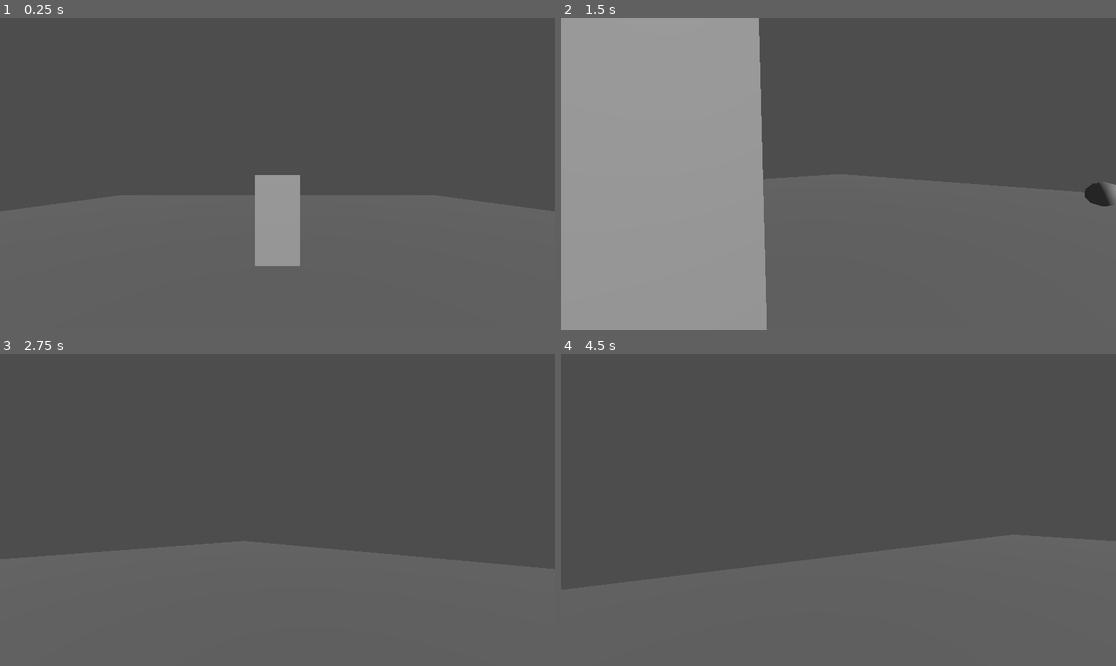
Above: before the commit, frames 1-4 (two rows, left to right).
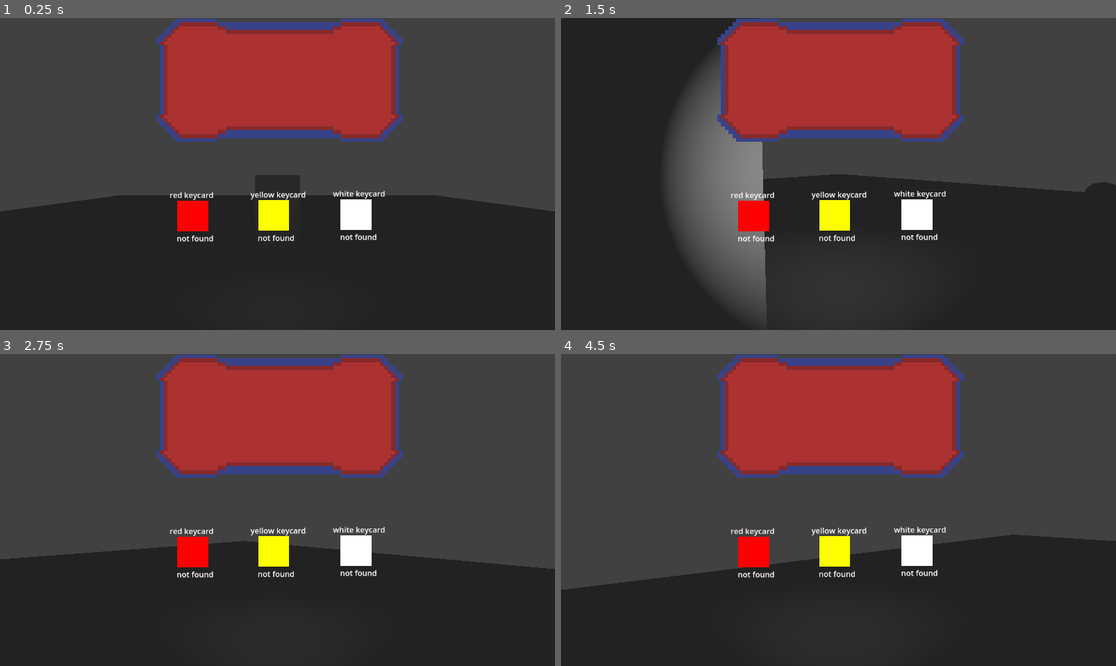
Above: after the commit, the same moments.

Repository: Fatbonks/secret-gamejam
Game: Godot game, scene res://levels/level_1/world.tscn
Same seed, same stepped clock (60 frames per second), same inputs: the game is played once before the commit and once after it.
Inputs (mouse positions are in pixels of both pictures, inside the frame that each line leads up to):
- Up to frame 1 (0.25 s): no input
- Up to frame 2 (1.5 s): tap Enter (ui_accept) at 0.5, 0.77 s; move the mouse to (832, 180) at 0.52 s; hold E (interact) 0.53-1.28 s; hold W (forward) from 0.53 s (still down); move the mouse to (877, 177) at 1.27 s; tap E (interact) at 1.35 s
- Up to frame 3 (2.75 s): keep holding W (forward); tap Enter (ui_accept) at 1.52 s; move the mouse to (233, 506) at 2.02 s; hold E (interact) from 2.03 s (still down)
- Up to frame 4 (4.5 s): move the mouse to (844, 510) at 2.77 s; release W (forward) at 2.78 s; release E (interact) at 2.78 s; hold A (left) 2.78-3.53 s; tap E (interact) at 2.85, 4.35 s; tap Enter (ui_accept) at 3.02, 3.77 s; move the mouse to (816, 503) at 3.52 s; hold E (interact) 3.53-4.28 s; hold W (forward) from 3.53 s (still down); move the mouse to (866, 510) at 4.27 s

The runs differ from the first frame. In frame 1, 59% of the frame differs, in the area x 0-100%, y 0-100%; in frame 2, 79%; in frame 3, 53%; in frame 4, 52%.

Commit message:
fixing interaction system so it does not need global variables

Diff:
--- a/global/global_script.gd
+++ b/global/global_script.gd
@@ -1,5 +1 @@
 extends Node
-
-signal ui_text_picked_up(text:String)
-
-var player_keys:Array[Key]
--- a/levels/level_1/world.tscn
+++ b/levels/level_1/world.tscn
@@ -36,6 +36,7 @@
 
 [node name="DirectionalLight3D" type="DirectionalLight3D" parent="."]
 transform = Transform3D(1, 0, 0, 0, 0.944261, 0.329196, 0, -0.329196, 0.944261, 0, 21.8558, 17.5109)
+visible = false
 
 [node name="Redkey" parent="." instance=ExtResource("4_tdbqw")]
 transform = Transform3D(1, 0, 0, 0, 1, 0, 0, 0, 1, 6.80155, 0.825243, 1.86629)
--- a/objects/door/door.gd
+++ b/objects/door/door.gd
@@ -16,9 +16,9 @@
 	else:
 		label.text = text[1]
 
-func _use_item() -> void:
+func _use_item(interact_sys:InteractionSystem) -> void:
 	if is_locked:
-		use_key(GlobalScript.player_keys)
+		use_key(interact_sys.player_keys)
 		return
 
 	if !is_open:
--- a/objects/interactable_item.gd
+++ b/objects/interactable_item.gd
@@ -3,7 +3,7 @@
 
 @export var _3d_text_sprite: Sprite3D
 
-func _use_item() -> void:
+func _use_item(interact_sys:InteractionSystem) -> void:
 	pass
 
 func change_sprite_visibility() -> void:
--- a/objects/keys/key.gd
+++ b/objects/keys/key.gd
@@ -2,9 +2,8 @@
 extends InteractableItem
 
 @export var key_type:Key
-@export var animation_player:AnimationPlayer
 
-func _use_item() -> void:
-	GlobalScript.player_keys.append(key_type)
-	GlobalScript.ui_text_picked_up.emit('picked up key')
+func _use_item(interact_sys:InteractionSystem) -> void:
+	interact_sys.player_keys.append(key_type)
+	interact_sys.ui_text_picked_up.emit('picked up key')
 	queue_free()
--- a/objects/keys/redkey.tscn
+++ b/objects/keys/redkey.tscn
@@ -20,11 +20,10 @@
 [sub_resource type="ViewportTexture" id="ViewportTexture_g1e3p"]
 viewport_path = NodePath("SubViewport")
 
-[node name="Redkey" type="Area3D" node_paths=PackedStringArray("animation_player", "_3d_text_sprite") groups=["interactable_items"]]
+[node name="Redkey" type="Area3D" node_paths=PackedStringArray("_3d_text_sprite") groups=["interactable_items"]]
 monitoring = false
 script = ExtResource("1_dfmp7")
 key_type = SubResource("Resource_vjebo")
-animation_player = NodePath("")
 _3d_text_sprite = NodePath("Sprite3D")
 
 [node name="CollisionShape3D" type="CollisionShape3D" parent="."]
--- a/objects/player/interact_system.gd
+++ b/objects/player/interact_system.gd
@@ -1,12 +1,19 @@
+class_name InteractionSystem
 extends Node
+
+signal ui_text_picked_up(text:String)
+signal found_key(key_type:String)
+@export var pic_up_text:Label
+@export var text_anim: AnimationPlayer
 
 var is_player_interacting:bool = false
 var item:InteractableItem
+var player_keys:Array[Key]
+
 
 func _input(event: InputEvent) -> void:
 	if event.is_action_pressed('interact') and is_player_interacting:
-		item._use_item()
-
+		item._use_item(self)
 
 func _on_area_3d_area_entered(area: Area3D) -> void:
 	if area is InteractableItem:
@@ -20,3 +27,7 @@
 		item = null
 		area.change_sprite_visibility()
 		is_player_interacting = false
+
+func _set_text_pickup(text:String) -> void:
+	pic_up_text.text = text
+	text_anim.play('picked_up_anim')
--- a/objects/player/player.gd
+++ b/objects/player/player.gd
@@ -10,15 +10,12 @@
 @export_range(0, 10) var camera_tilt_speed: float
 
 @export_category("random ah shit")
-@export var pic_up_text:Label
-@export var text_anim: AnimationPlayer
 @onready var camera_3d: Camera3D = %Camera3D
 
 
 
 func _ready() -> void:
 	Input.set_mouse_mode(Input.MOUSE_MODE_CAPTURED)
-	GlobalScript.ui_text_picked_up.connect(_set_text_pickup)
 
 
 func _input(event:InputEvent) -> void:
@@ -50,6 +47,7 @@
 		velocity.x = move_toward(velocity.x, 0, speed)
 		velocity.z = move_toward(velocity.z, 0, speed)
 	tilt_camera(roundi(input_dir.x), delta)
+	camera_3d.rotation_degrees.y = 0
 	move_and_slide()
 
 func tilt_camera(input_direction: int, delta:float) -> void:
@@ -60,7 +58,3 @@
 		camera_3d.rotation_degrees.z = lerpf(camera_3d.rotation_degrees.z, -camera_tilt_amount, camera_tilt_speed * delta)
 	elif input_direction == -1:
 		camera_3d.rotation_degrees.z = lerpf(camera_3d.rotation_degrees.z, camera_tilt_amount, camera_tilt_speed * delta)
-
-func _set_text_pickup(text:String) -> void:
-	pic_up_text.text = text
-	text_anim.play('picked_up_anim')
--- a/objects/player/player.tscn
+++ b/objects/player/player.tscn
@@ -1,14 +1,60 @@
-[gd_scene load_steps=9 format=3 uid="uid://bm4i0gaf0i0ku"]
+[gd_scene load_steps=20 format=3 uid="uid://bm4i0gaf0i0ku"]
 
 [ext_resource type="Script" path="res://objects/player/player.gd" id="1_er205"]
 [ext_resource type="Script" path="res://objects/player/interact_system.gd" id="2_hp50v"]
+[ext_resource type="Script" path="res://objects/player/ui.gd" id="3_c62hb"]
+[ext_resource type="Texture2D" uid="uid://2y52toxr8e4e" path="res://textures/healthbarprogessback.png" id="4_5351j"]
+[ext_resource type="Texture2D" uid="uid://bq50paq6ja2it" path="res://textures/healthbarprogessfront.png" id="5_w77fk"]
+[ext_resource type="Texture2D" uid="uid://ca0gj36320wj6" path="res://textures/healthbarprogess.png" id="6_jg7jt"]
 
 [sub_resource type="BoxShape3D" id="BoxShape3D_6kcby"]
-size = Vector3(0.1, 0.1, 2)
+size = Vector3(0.1, 0.1, 2.5)
+
+[sub_resource type="ViewportTexture" id="ViewportTexture_82k2x"]
+viewport_path = NodePath("HealthUI")
 
 [sub_resource type="CapsuleShape3D" id="CapsuleShape3D_lyo58"]
 
 [sub_resource type="CapsuleMesh" id="CapsuleMesh_nbbji"]
+
+[sub_resource type="Animation" id="Animation_w05wq"]
+length = 0.001
+tracks/0/type = "value"
+tracks/0/imported = false
+tracks/0/enabled = true
+tracks/0/path = NodePath("Control/PickedUpText:visible")
+tracks/0/interp = 1
+tracks/0/loop_wrap = true
+tracks/0/keys = {
+"times": PackedFloat32Array(0),
+"transitions": PackedFloat32Array(1),
+"update": 1,
+"values": [false]
+}
+tracks/1/type = "value"
+tracks/1/imported = false
+tracks/1/enabled = true
+tracks/1/path = NodePath("Control/PickedUpText:position")
+tracks/1/interp = 1
+tracks/1/loop_wrap = true
+tracks/1/keys = {
+"times": PackedFloat32Array(0),
+"transitions": PackedFloat32Array(1),
+"update": 0,
+"values": [Vector2(556, 625)]
+}
+tracks/2/type = "value"
+tracks/2/imported = false
+tracks/2/enabled = true
+tracks/2/path = NodePath("Control/PickedUpText:modulate")
+tracks/2/interp = 1
+tracks/2/loop_wrap = true
+tracks/2/keys = {
+"times": PackedFloat32Array(0),
+"transitions": PackedFloat32Array(1),
+"update": 0,
+"values": [Color(1, 1, 1, 1)]
+}
 
 [sub_resource type="Animation" id="Animation_rcr4j"]
 resource_name = "picked_up_anim"
@@ -49,78 +95,69 @@
 "values": [Color(1, 1, 1, 1), Color(1, 1, 1, 0)]
 }
 
-[sub_resource type="Animation" id="Animation_w05wq"]
-length = 0.001
-tracks/0/type = "value"
-tracks/0/imported = false
-tracks/0/enabled = true
-tracks/0/path = NodePath("Control/PickedUpText:visible")
-tracks/0/interp = 1
-tracks/0/loop_wrap = true
-tracks/0/keys = {
-"times": PackedFloat32Array(0),
-"transitions": PackedFloat32Array(1),
-"update": 1,
-"values": [false]
-}
-tracks/1/type = "value"
-tracks/1/imported = false
-tracks/1/enabled = true
-tracks/1/path = NodePath("Control/PickedUpText:position")
-tracks/1/interp = 1
-tracks/1/loop_wrap = true
-tracks/1/keys = {
-"times": PackedFloat32Array(0),
-"transitions": PackedFloat32Array(1),
-"update": 0,
-"values": [Vector2(556, 625)]
-}
-tracks/2/type = "value"
-tracks/2/imported = false
-tracks/2/enabled = true
-tracks/2/path = NodePath("Control/PickedUpText:modulate")
-tracks/2/interp = 1
-tracks/2/loop_wrap = true
-tracks/2/keys = {
-"times": PackedFloat32Array(0),
-"transitions": PackedFloat32Array(1),
-"update": 0,
-"values": [Color(1, 1, 1, 1)]
-}
-
 [sub_resource type="AnimationLibrary" id="AnimationLibrary_adbnw"]
 _data = {
 "RESET": SubResource("Animation_w05wq"),
 "picked_up_anim": SubResource("Animation_rcr4j")
 }
 
-[node name="Player" type="CharacterBody3D" node_paths=PackedStringArray("pic_up_text", "text_anim")]
+[sub_resource type="Gradient" id="Gradient_ylumg"]
+offsets = PackedFloat32Array(1)
+colors = PackedColorArray(1, 0, 0, 1)
+
+[sub_resource type="GradientTexture2D" id="GradientTexture2D_d72h2"]
+gradient = SubResource("Gradient_ylumg")
+
+[sub_resource type="Gradient" id="Gradient_6ce8n"]
+offsets = PackedFloat32Array(1)
+colors = PackedColorArray(1, 1, 1, 1)
+
+[sub_resource type="GradientTexture2D" id="GradientTexture2D_a0gfx"]
+gradient = SubResource("Gradient_6ce8n")
+
+[sub_resource type="Gradient" id="Gradient_pn51e"]
+offsets = PackedFloat32Array(1)
+colors = PackedColorArray(1, 1, 0, 1)
+
+[sub_resource type="GradientTexture2D" id="GradientTexture2D_3i2y4"]
+gradient = SubResource("Gradient_pn51e")
+
+[node name="Player" type="CharacterBody3D"]
 script = ExtResource("1_er205")
 mouse_sensitivity = 0.5
 camera_tilt_amount = 4.0
 camera_tilt_speed = 10.0
-pic_up_text = NodePath("Control/PickedUpText")
-text_anim = NodePath("textAnim")
 
 [node name="Camera3D" type="Camera3D" parent="."]
 unique_name_in_owner = true
 transform = Transform3D(1, 0, 0, 0, 1, 0, 0, 0, 1, 0, 0.5, 0)
 
 [node name="Area3D" type="Area3D" parent="Camera3D"]
-transform = Transform3D(1, 0, 0, 0, 1, 0, 0, 0, 1, 0, 0, -2.12925)
+transform = Transform3D(1, 0, 0, 0, 1, 0, 0, 0, 1, 0, 0, -1.75)
 monitorable = false
 
 [node name="CollisionShape3D" type="CollisionShape3D" parent="Camera3D/Area3D"]
 shape = SubResource("BoxShape3D_6kcby")
 
+[node name="SpotLight3D" type="SpotLight3D" parent="Camera3D"]
+spot_angle = 41.36
+
+[node name="Sprite3D" type="Sprite3D" parent="Camera3D"]
+transform = Transform3D(0.426288, 0, 0.261301, 0, 0.5, 0, -0.261301, 0, 0.426288, -3.82603, -1.46171, -4.73603)
+visible = false
+no_depth_test = true
+texture = SubResource("ViewportTexture_82k2x")
+
 [node name="CollisionShape3D" type="CollisionShape3D" parent="."]
 shape = SubResource("CapsuleShape3D_lyo58")
 
 [node name="MeshInstance3D" type="MeshInstance3D" parent="."]
 mesh = SubResource("CapsuleMesh_nbbji")
 
-[node name="InteractSystem" type="Node" parent="."]
+[node name="InteractSystem" type="Node" parent="." node_paths=PackedStringArray("pic_up_text", "text_anim")]
 script = ExtResource("2_hp50v")
+pic_up_text = NodePath("../Control/PickedUpText")
+text_anim = NodePath("../textAnim")
 
 [node name="Control" type="Control" parent="."]
 layout_mode = 3
@@ -150,5 +187,146 @@
 "": SubResource("AnimationLibrary_adbnw")
 }
 
+[node name="HealthUI" type="SubViewport" parent="."]
+disable_3d = true
+transparent_bg = true
+size = Vector2i(800, 512)
+
+[node name="UI" type="CanvasLayer" parent="."]
+script = ExtResource("3_c62hb")
+
+[node name="Control" type="Control" parent="UI"]
+layout_mode = 3
+anchors_preset = 15
+anchor_right = 1.0
+anchor_bottom = 1.0
+grow_horizontal = 2
+grow_vertical = 2
+metadata/_edit_group_ = true
+
+[node name="Panel" type="Panel" parent="UI/Control"]
+modulate = Color(1, 1, 1, 0.392157)
+layout_mode = 1
+anchors_preset = 15
+anchor_right = 1.0
+anchor_bottom = 1.0
+grow_horizontal = 2
+grow_vertical = 2
+
+[node name="TextureProgressBar" type="TextureProgressBar" parent="UI/Control"]
+texture_filter = 1
+layout_mode = 1
+anchors_preset = 5
+anchor_left = 0.5
+anchor_right = 0.5
+offset_left = -252.0
+offset_top = 1.0
+offset_right = -188.0
+offset_bottom = 41.0
+grow_horizontal = 2
+scale = Vector2(8, 8)
+value = 100.0
+texture_under = ExtResource("4_5351j")
+texture_over = ExtResource("5_w77fk")
+texture_progress = ExtResource("6_jg7jt")
+
+[node name="Red" type="Control" parent="UI/Control"]
+anchors_preset = 0
+offset_left = 352.0
+offset_top = 356.0
+offset_right = 352.0
+offset_bottom = 356.0
+metadata/_edit_group_ = true
+
+[node name="TextureRect" type="TextureRect" parent="UI/Control/Red"]
+layout_mode = 0
+offset_left = 16.0
+offset_top = 23.0
+offset_right = 80.0
+offset_bottom = 87.0
+texture = SubResource("GradientTexture2D_d72h2")
+
+[node name="Key" type="Label" parent="UI/Control/Red/TextureRect"]
+layout_mode = 2
+offset_left = -16.0
+offset_top = -23.0
+offset_right = 76.0
+text = "red keycard"
+
+[node name="RedFound" type="Label" parent="UI/Control/Red"]
+unique_name_in_owner = true
+layout_mode = 0
+offset_left = 15.0
+offset_top = 90.0
+offset_right = 92.0
+offset_bottom = 113.0
+text = "not found"
+
+[node name="White" type="Control" parent="UI/Control"]
+anchors_preset = 0
+offset_left = 691.0
+offset_top = 353.0
+offset_right = 691.0
+offset_bottom = 353.0
+metadata/_edit_group_ = true
+
+[node name="TextureRect" type="TextureRect" parent="UI/Control/White"]
+layout_mode = 0
+offset_left = 16.0
+offset_top = 23.0
+offset_right = 80.0
+offset_bottom = 87.0
+texture = SubResource("GradientTexture2D_a0gfx")
+
+[node name="Key" type="Label" parent="UI/Control/White/TextureRect"]
+layout_mode = 2
+offset_left = -16.0
+offset_top = -23.0
+offset_right = 76.0
+text = "white keycard"
+
+[node name="WhiteFound" type="Label" parent="UI/Control/White"]
+unique_name_in_owner = true
+layout_mode = 0
+offset_left = 15.0
+offset_top = 90.0
+offset_right = 92.0
+offset_bottom = 113.0
+text = "not found"
+
+[node name="Yellow" type="Control" parent="UI/Control"]
+anchors_preset = 0
+offset_left = 520.0
+offset_top = 355.0
+offset_right = 520.0
+offset_bottom = 355.0
+metadata/_edit_group_ = true
+
+[node name="TextureRect" type="TextureRect" parent="UI/Control/Yellow"]
+layout_mode = 0
+offset_left = 16.0
+offset_top = 23.0
+offset_right = 80.0
+offset_bottom = 87.0
+texture = SubResource("GradientTexture2D_3i2y4")
+
+[node name="Key" type="Label" parent="UI/Control/Yellow/TextureRect"]
+layout_mode = 2
+offset_left = -16.0
+offset_top = -23.0
+offset_right = 76.0
+text = "yellow keycard"
+
+[node name="YellowFound" type="Label" parent="UI/Control/Yellow"]
+unique_name_in_owner = true
+layout_mode = 0
+offset_left = 15.0
+offset_top = 90.0
+offset_right = 92.0
+offset_bottom = 113.0
+text = "not found"
+
 [connection signal="area_entered" from="Camera3D/Area3D" to="InteractSystem" method="_on_area_3d_area_entered"]
 [connection signal="area_exited" from="Camera3D/Area3D" to="InteractSystem" method="_on_area_3d_area_exited"]
+[connection signal="found_key" from="InteractSystem" to="UI" method="_on_interact_system_found_key"]
+[connection signal="ui_text_picked_up" from="InteractSystem" to="InteractSystem" method="_set_text_pickup"]
--- /dev/null
+++ b/objects/player/ui.gd
@@ -0,0 +1,12 @@
+extends CanvasLayer
+@onready var red_found: Label = %RedFound
+@onready var white_found: Label = %WhiteFound
+@onready var yellow_found: Label = %YellowFound
+
+func _on_interact_system_found_key(key_type: String) -> void:
+	if key_type == 'White key':
+		white_found.text = 'Found'
+	if key_type == 'Black key':
+		yellow_found.text = 'Found'
+	if key_type == 'Red key':
+		red_found.text = 'Found'
--- a/project.godot
+++ b/project.godot
@@ -17,7 +17,7 @@
 
 [autoload]
 
-GlobalScript="*res://global/global_script.gd"
+GlobalScript="res://global/global_script.gd"
 
 [global_group]
 
--- a/resource/scripts/key.gd
+++ b/resource/scripts/key.gd
@@ -2,4 +2,4 @@
 extends Resource
 
 
-@export_enum("White key", "Black key", "Red key") var key_name: String
+@export_enum("White key", "Yellow key", "Red key") var key_name: String
Binary file added: textures/healthbarprogess.png
Not shown, added: textures/healthbarprogess.png.import
Binary file added: textures/healthbarprogessback.png
Not shown, added: textures/healthbarprogessback.png.import
Binary file added: textures/healthbarprogessfront.png
Not shown, added: textures/healthbarprogessfront.png.import
